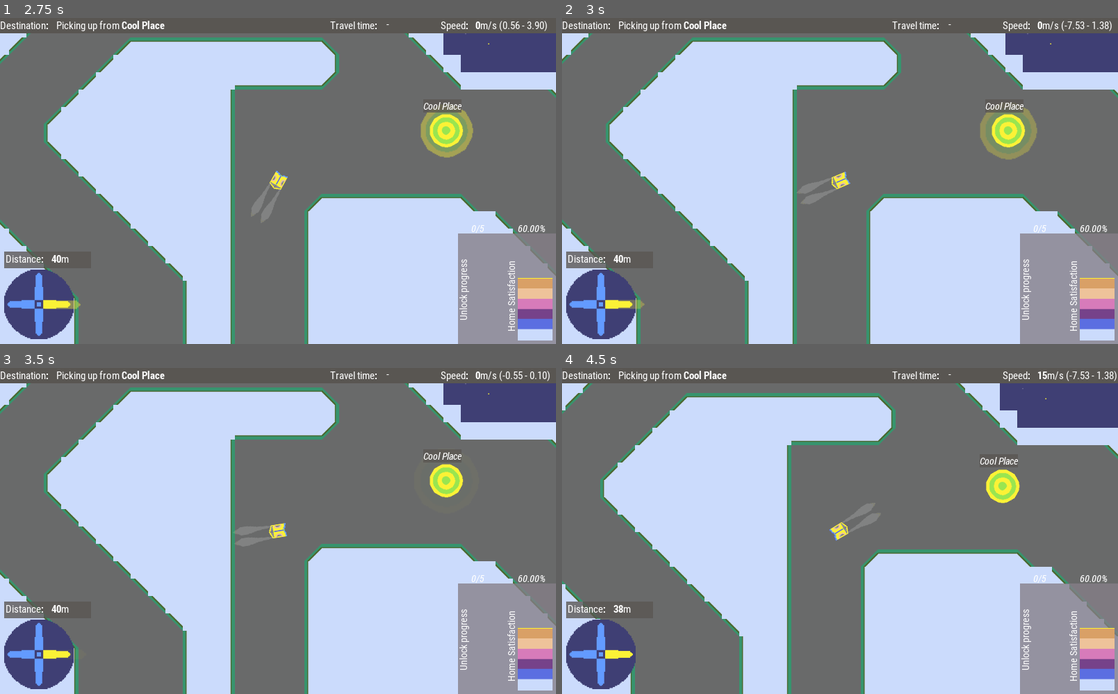
Above: before the commit, frames 1-4 (two rows, left to right).
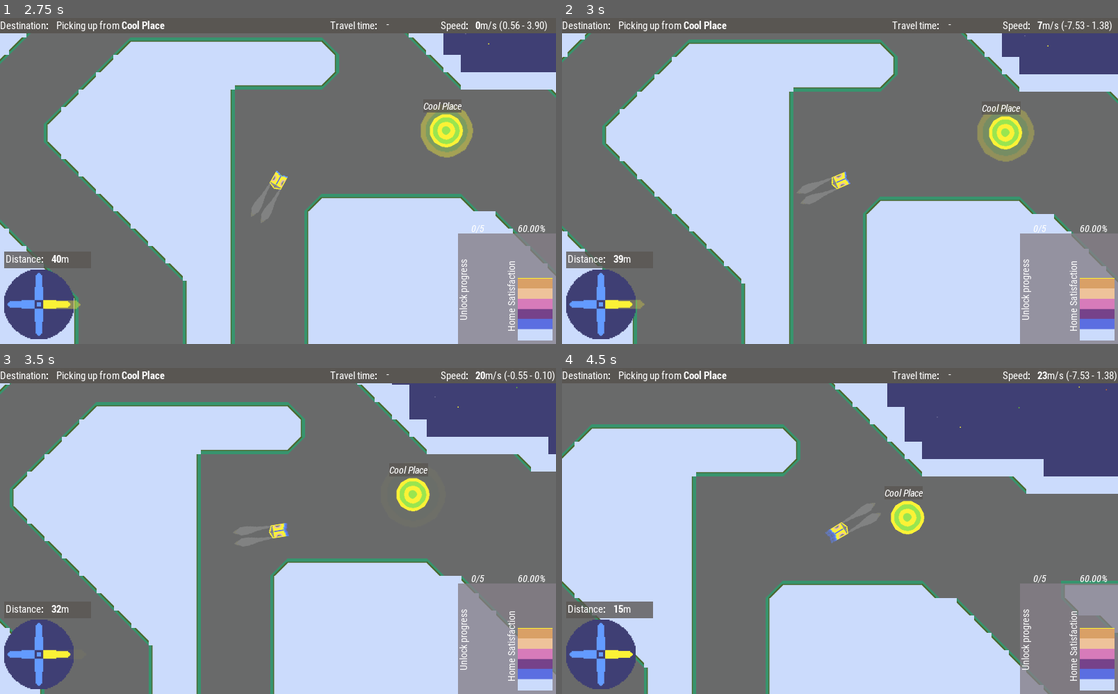
Above: after the commit, the same moments.

Repository: broquaint/comrade-cabbie
Game: Godot game, scene res://Root.tscn
Two runs of this game, one before a commit and one after it. Both use one fixed random seed, a clock stepped at 60 frames per second and the inputs below.
Inputs:
- Up to frame 1 (2.75 s): click "New Game" at 0.5 s; click "OK" at 1.25 s; hold Right (move_right) from 2.03 s (still down)
- Up to frame 2 (3 s): release Right (move_right) at 2.78 s; hold Down (move_down) from 2.78 s (still down)
- Up to frame 3 (3.5 s): keep holding Down (move_down)
- Up to frame 4 (4.5 s): release Down (move_down) at 3.53 s; hold Right (move_right) 3.53-4.28 s; hold Up (move_up) from 4.28 s (still down)

Frame 1 is identical in both runs. In frame 2, 7.1% of the frame differs, in the area x 0-100%, y 1-100%; in frame 3, 29%; in frame 4, 52%.

Commit message:
Incremental ship changes #3 - Reverse thrust
Why not reverse? It's more fun and can make some positions easier to
reckon with.

Diff:
--- a/Player.gd
+++ b/Player.gd
@@ -124,7 +124,8 @@
 		$Snapper/DoubleTapWait.start()
 
 	# get acceleration if thrust is pressed
-	if Input.is_action_pressed("move_up"):
+	var moving_up = Input.is_action_pressed("move_up")
+	if moving_up or Input.is_action_pressed("move_down"):
 		if not $ShipSound.playing:
 			$ShipSound.vroom(boost_level)
 		var acceleration : Vector2
@@ -143,8 +144,9 @@
 		# -THRUST because vector pointing up = y value of -1, and
 		# rotated() method of Vector2 needs a radian, not degrees,
 		# so convert that using deg2rad
-		var thrust = THRUSTS[boost_level]
-		acceleration = Vector2(0, -thrust).rotated(deg2rad(rotation_degrees))
+		var thrust = THRUSTS[boost_level] * (-1 if moving_up else 1)
+		thrust *= 1 if moving_up else 0.5
+		acceleration = Vector2(0, thrust).rotated(deg2rad(rotation_degrees))
 
 		# add acceleration to current speed
 		velocity += acceleration
--- a/project.godot
+++ b/project.godot
@@ -80,6 +80,8 @@
 move_down={
 "deadzone": 0.5,
 "events": [ Object(InputEventKey,"resource_local_to_scene":false,"resource_name":"","device":0,"alt":false,"shift":false,"control":false,"meta":false,"command":false,"pressed":false,"scancode":16777234,"physical_scancode":0,"unicode":0,"echo":false,"script":null)
+, Object(InputEventJoypadButton,"resource_local_to_scene":false,"resource_name":"","device":0,"button_index":1,"pressure":0.0,"pressed":false,"script":null)
+, Object(InputEventKey,"resource_local_to_scene":false,"resource_name":"","device":0,"alt":false,"shift":false,"control":false,"meta":false,"command":false,"pressed":false,"scancode":83,"physical_scancode":0,"unicode":0,"echo":false,"script":null)
  ]
 }
 move_left={
